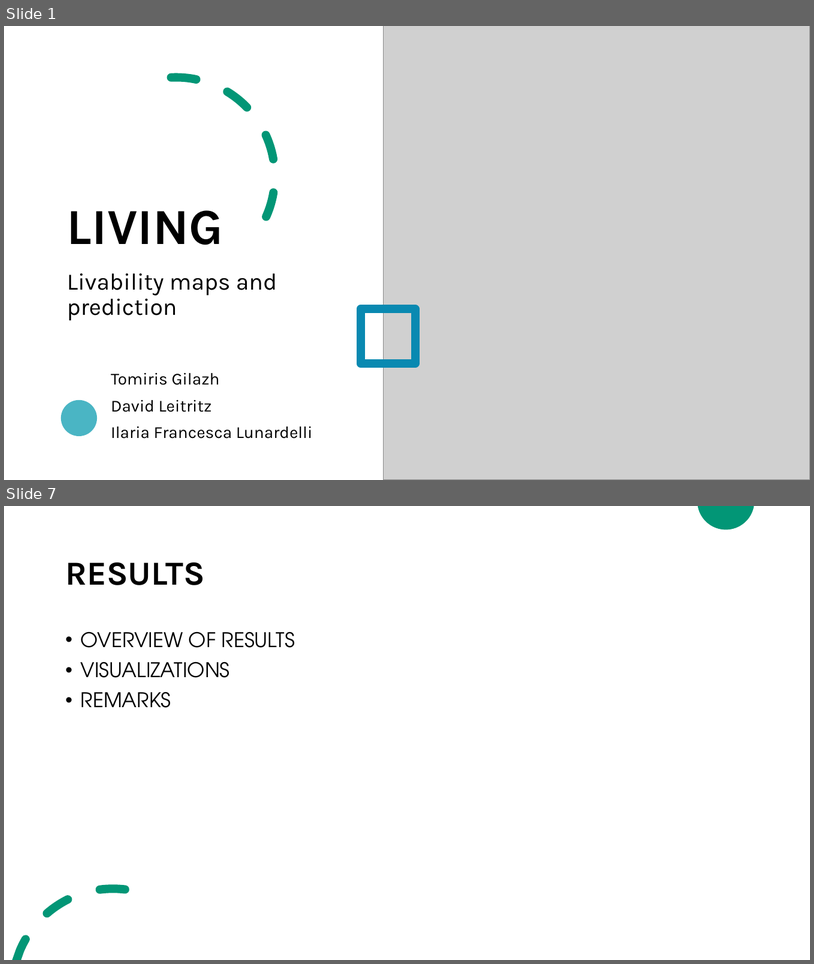
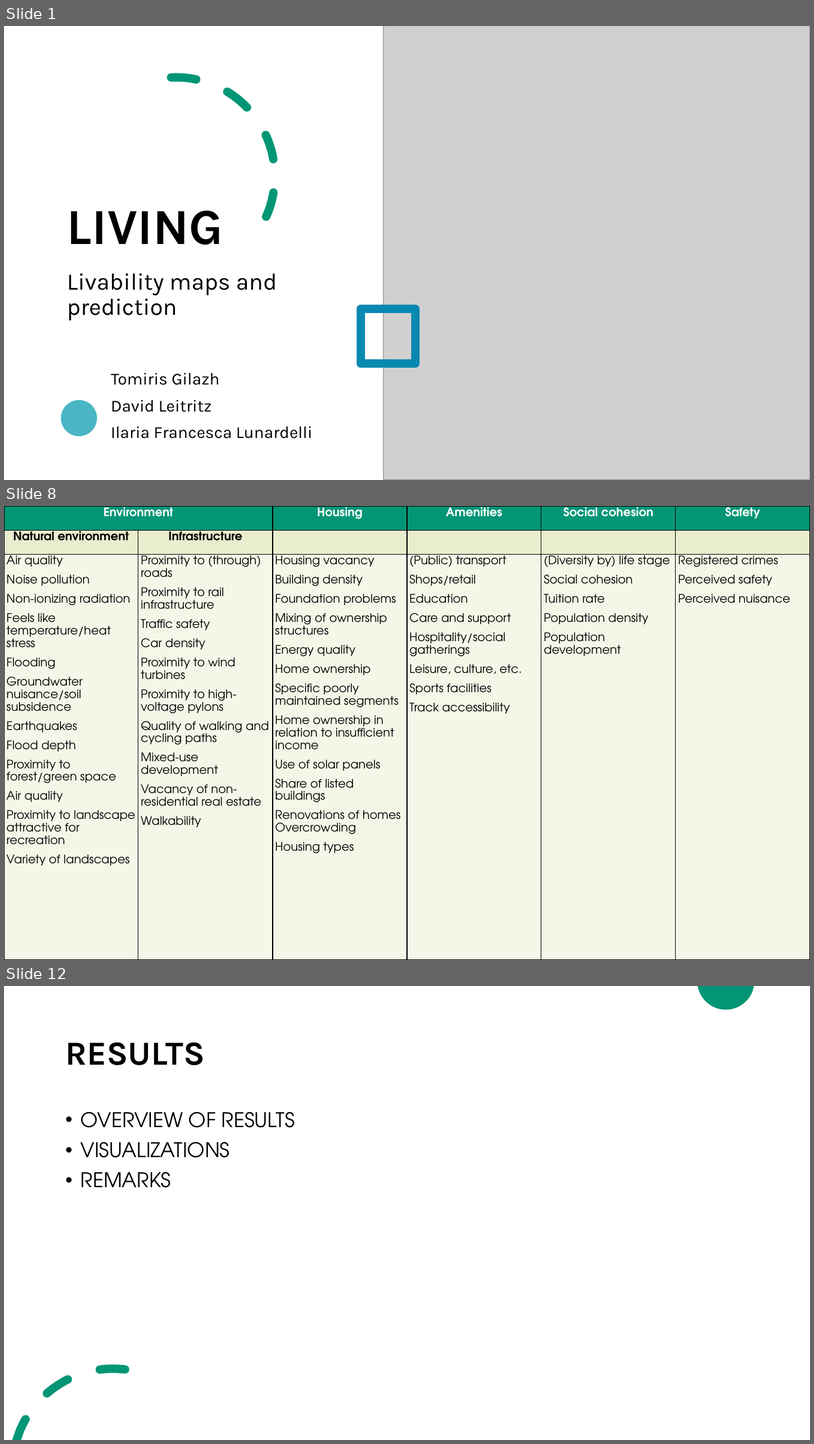
Before and after one commit to ilaluna/LIVING-SICSS, a slide deck: LIVING-SICCS.pptx. Shown one above the other, each under a label of ours: slides 1 and 7 before the commit, slides 1, 8 and 12 after it; the slides between them are not shown. The pictures are 814x964 and 814x1444 pixels, drawn with LibreOffice and Linux fonts; fonts in the diff are those of the drawing; grey boxes stand for pictures. Boxes give left, top, right and bottom in pixels: in the first picture for what was removed or moved away, otherwise in the second. Text is boxed around its words. In the diff, an @@ line names an element or a change of style, - is before the commit and + after.

```diff
--- a/LIVING-SICCS.pptx
+++ b/LIVING-SICCS.pptx
@@ slide 8 added at [4, 506, 810, 960], background #FFFFFF; not listed: 1 template element that a slide beside it also shows @@
@@ table added at [4, 506, 810, 960], 3 rows, 6 columns @@
+Environment |  | Housing | Amenities | Social cohesion | Safety
+Natural environment | Infrastructure |  |  |  | 
+Air quality / Noise pollution / Non-ionizing radiation / Feels like temperature/heat stress / Flooding / Groundwater nuisance/soil subsidence / Earthquakes / Flood depth / Proximity to forest/green space / Air quality / Proximity to landscape attractive for recreation / Variety of landscapes | Proximity to (through) roads / Proximity to rail infrastructure / Traffic safety / Car density / Proximity to wind turbines / Proximity to high-voltage pylons / Quality of walking and cycling paths / Mixed-use development / Vacancy of non-residential real estate / Walkability | Housing vacancy / Building density / Foundation problems / Mixing of ownership structures / Energy quality / Home ownership / Specific poorly maintained segments / Home ownership in relation to insufficient income / Use of solar panels / Share of listed buildings / Renovations of homes Overcrowding / Housing types | (Public) transport / Shops/retail / Education / Care and support / Hospitality/social gatherings / Leisure, culture, etc. / Sports facilities / Track accessibility | (Diversity by) life stage / Social cohesion / Tuition rate / Population density / Population development | Registered crimes / Perceived safety / Perceived nuisance
@@ freeform shape added at [4, 801, 67, 915], fill #0989B1 @@
@@ what was slide 7 is now slide 12 @@
```
Also in this commit, not shown: 4 slides changed, 9 other slides added, 2 slides removed.
